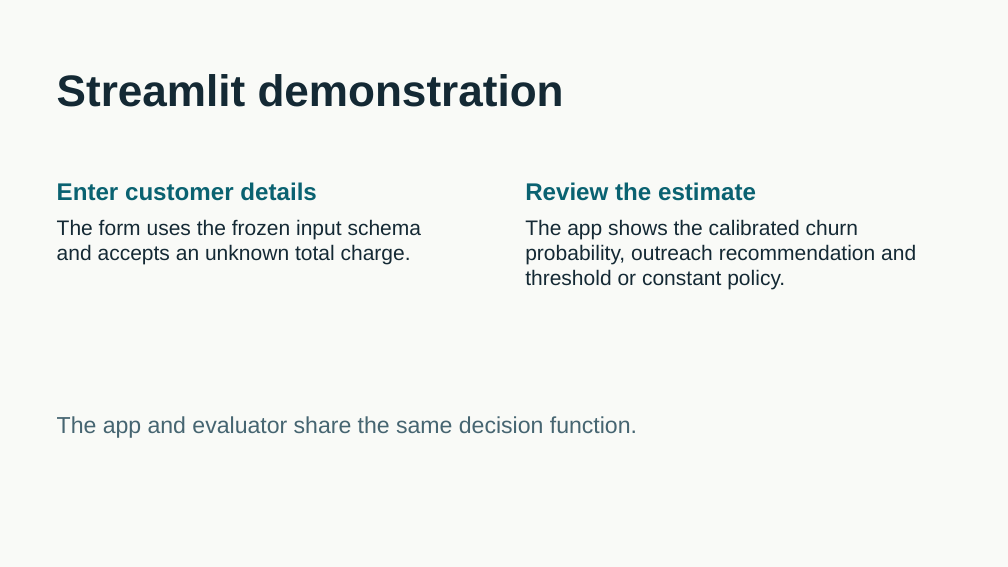
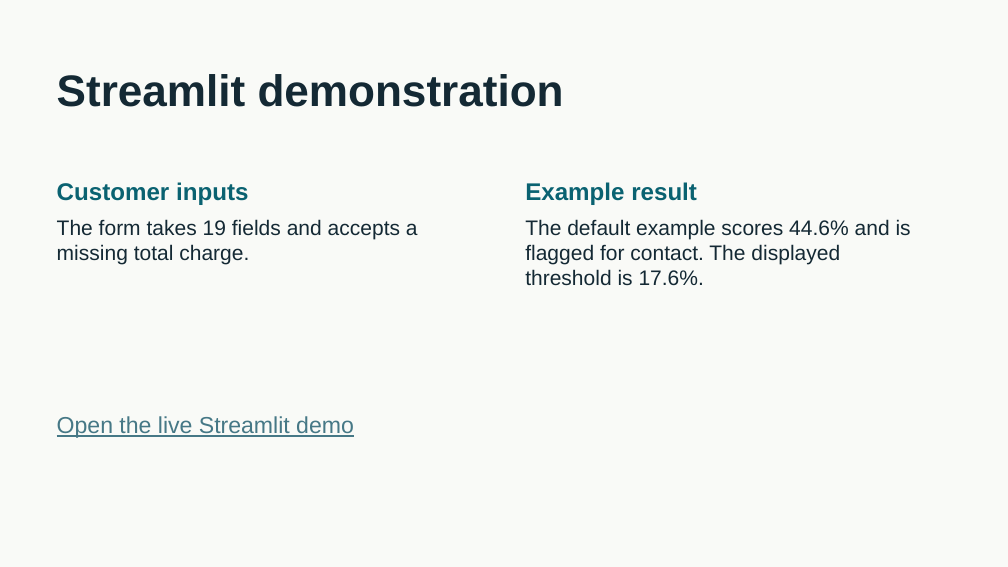
Before and after one commit to feras17009-stack/customer-churn-group-6, a slide deck: slide 5 of reports/churn_project_pitch.pptx. Drawn at 1008x567 pixels with LibreOffice and Linux fonts; fonts in the diff are those of the drawing. Boxes give left, top, right and bottom in pixels: in the first picture for what was removed or moved away, otherwise in the second. Text is boxed around its words. In the diff, an @@ line names an element or a change of style, - is before the commit and + after.

Commit message:
Update project report, pitch and work breakdown with IBM results

```diff
--- a/reports/churn_project_pitch.pptx
+++ b/reports/churn_project_pitch.pptx
@@ text at (57, 182, 248, 205): text changed @@
-Enter customer details
+Customer inputs
@@ text at (525, 182, 697, 205): text changed @@
-Review the estimate
+Example result
@@ text at (57, 219, 418, 264): text changed @@
-The form uses the frozen input schema and accepts an unknown total charge.
+The form takes 19 fields and accepts a missing total charge.
@@ text at (525, 219, 911, 286): text changed @@
-The app shows the calibrated churn probability, outreach recommendation and threshold or constant policy.
+The default example scores 44.6% and is flagged for contact. The displayed threshold is 17.6%.
@@ text at (57, 416, 354, 438): text changed; text colour #466571 to #467886 @@
-The app and evaluator share the same decision function.
+Open the live Streamlit demo
```
Also in this commit, not shown: 5 other slides changed, 2 other files.
